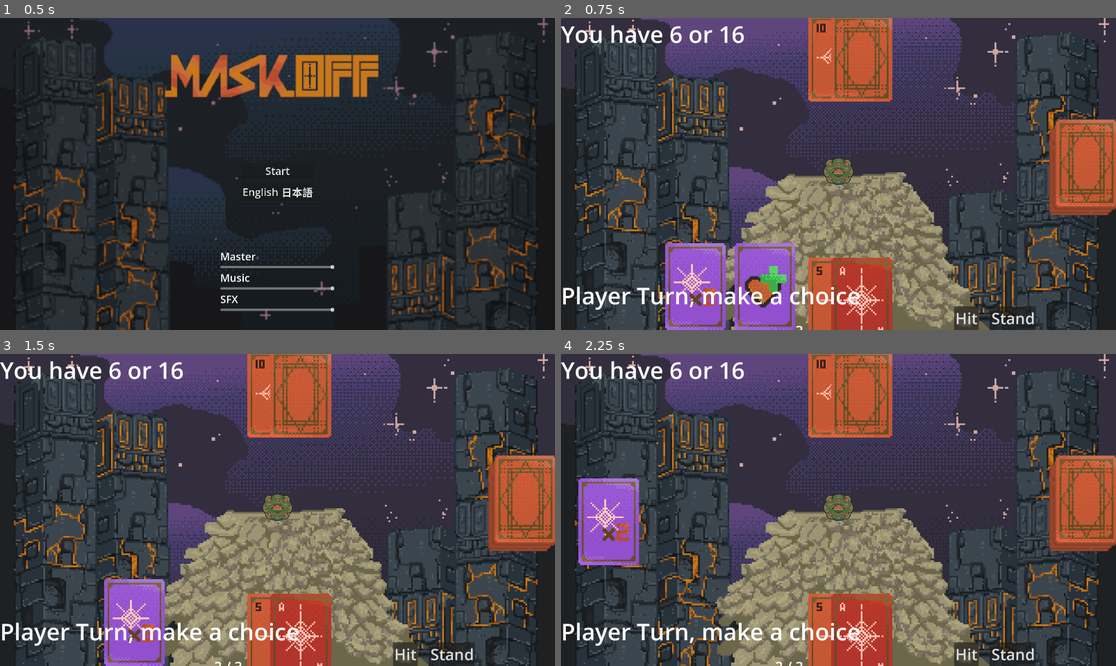
Above: before the commit, frames 1-4 (two rows, left to right).
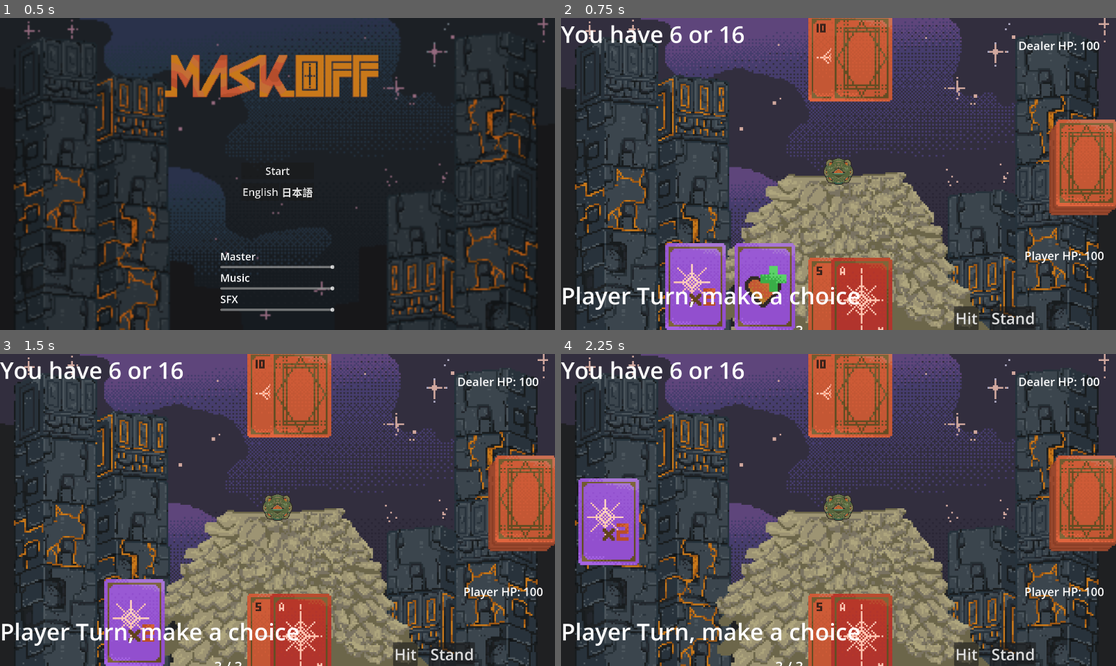
Above: after the commit, the same moments.

Repository: jrattur2/ggj-2026-team-coup
Game: Godot game, scene res://Levels/startup_level.tscn
Two runs of this game, one before a commit and one after it. Both use one fixed random seed, a clock stepped at 60 frames per second and the inputs below. The engine's default icon, where the game draws it, is replaced by a stand-in: a white triangle on a blue panel in a dark square.
Inputs (mouse positions are in pixels of both pictures, inside the frame that each line leads up to):
- Up to frame 1 (0.5 s): no input
- Up to frame 2 (0.75 s): click "Start" at 0.5 s
- Up to frame 3 (1.5 s): click (205, 622) at 1.25 s
- Up to frame 4 (2.25 s): click (694, 622) at 2 s

Frame 1 is identical in both runs. In frame 2, 0.4% of the frame differs, in the area x 82-98%, y 7-79%; in frame 3, 0.4%; in frame 4, 0.4%.

Commit message:
Added health indicators

Diff:
--- a/Levels/battle_level.tscn
+++ b/Levels/battle_level.tscn
@@ -794,11 +794,31 @@
 horizontal_alignment = 1
 
 [node name="ScoreText" type="Label" parent="."]
-layout_mode = 1
-offset_right = 132.0
-offset_bottom = 23.0
+layout_mode = 0
+offset_right = 636.0
+offset_bottom = 110.0
 theme_override_font_sizes/font_size = 80
 text = "You have 6 or 16"
+
+[node name="DealerHealthText" type="Label" parent="."]
+unique_name_in_owner = true
+layout_mode = 0
+offset_left = 1582.0
+offset_top = 68.0
+offset_right = 1864.0
+offset_bottom = 133.0
+theme_override_font_sizes/font_size = 40
+text = "Dealer HP: 100"
+
+[node name="PlayerHealthText" type="Label" parent="."]
+unique_name_in_owner = true
+layout_mode = 1
+offset_left = 1603.0
+offset_top = 795.0
+offset_right = 1879.0
+offset_bottom = 850.0
+theme_override_font_sizes/font_size = 40
+text = "Player HP: 100"
 
 [node name="GameStates" type="Node" parent="."]
 
--- a/Scripts/Game.gd
+++ b/Scripts/Game.gd
@@ -19,6 +19,10 @@
 
 var score_text: Label
 var player_turn_text: Label
+
+@onready var player_health_text: Label = %PlayerHealthText
+@onready var dealer_health_text: Label = %DealerHealthText
+
 
 # UI Buttons
 @onready var hit_button: Button = %HitButton
@@ -191,6 +195,7 @@
 func dealer_take_damage(damage: int):
 	dealer_health -= damage
 	battle_level.update_damage_visual(dealer_health)
+	dealer_health_text.text = 'Dealer HP: ' + str(dealer_health)
 	print('Dealer takes ' + str(damage) + ' damage!')
 	print('Player health = ' + str(player_health) + ' Dealer health = ' + str(dealer_health))
 
@@ -199,15 +204,19 @@
 	battle_level._take_damage()
 	print('Player takes ' + str(damage) + ' damage!')
 	print('Player health = ' + str(player_health) + ' Dealer health = ' + str(dealer_health))
+	player_health_text.text = 'Player HP: ' + str(player_health)
 	if player_health <= 0:
 		battle_level.on_lose.emit()
 
+
 func dealer_restore_health(damage: int):
 	dealer_health += damage
+	dealer_health_text.text = 'Dealer HP: ' + str(dealer_health)
 	print('Dealer restores ' + str(damage) + ' health!')
 	print('Player health = ' + str(player_health) + ' Dealer health = ' + str(dealer_health))
 
 func player_restore_health(damage: int):
 	player_health += damage
+	player_health_text.text = 'Player HP: ' + str(player_health)
 	print('Player restores ' + str(damage) + ' health!')
 	print('Player health = ' + str(player_health) + ' Dealer health = ' + str(dealer_health))
